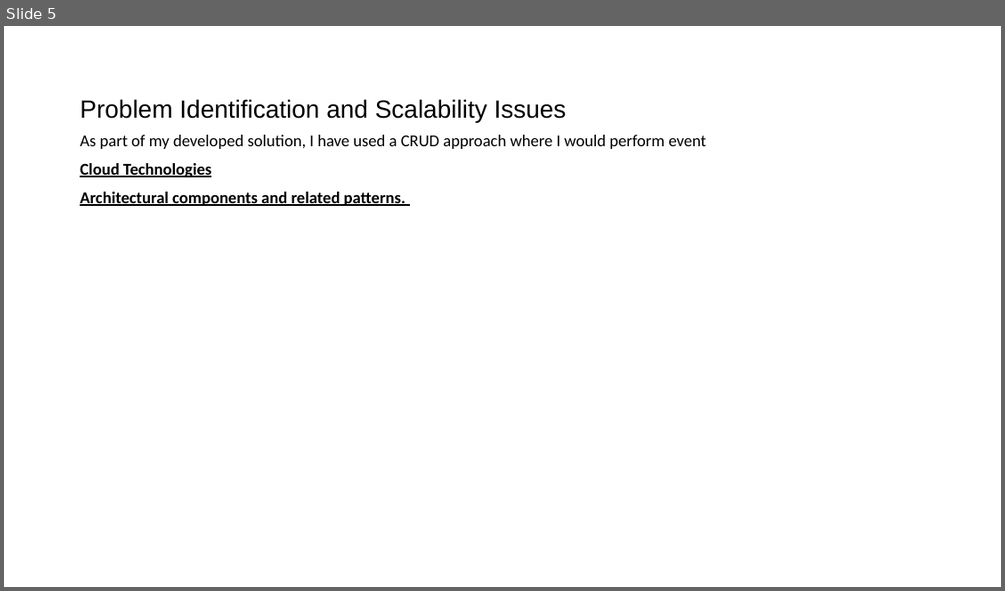
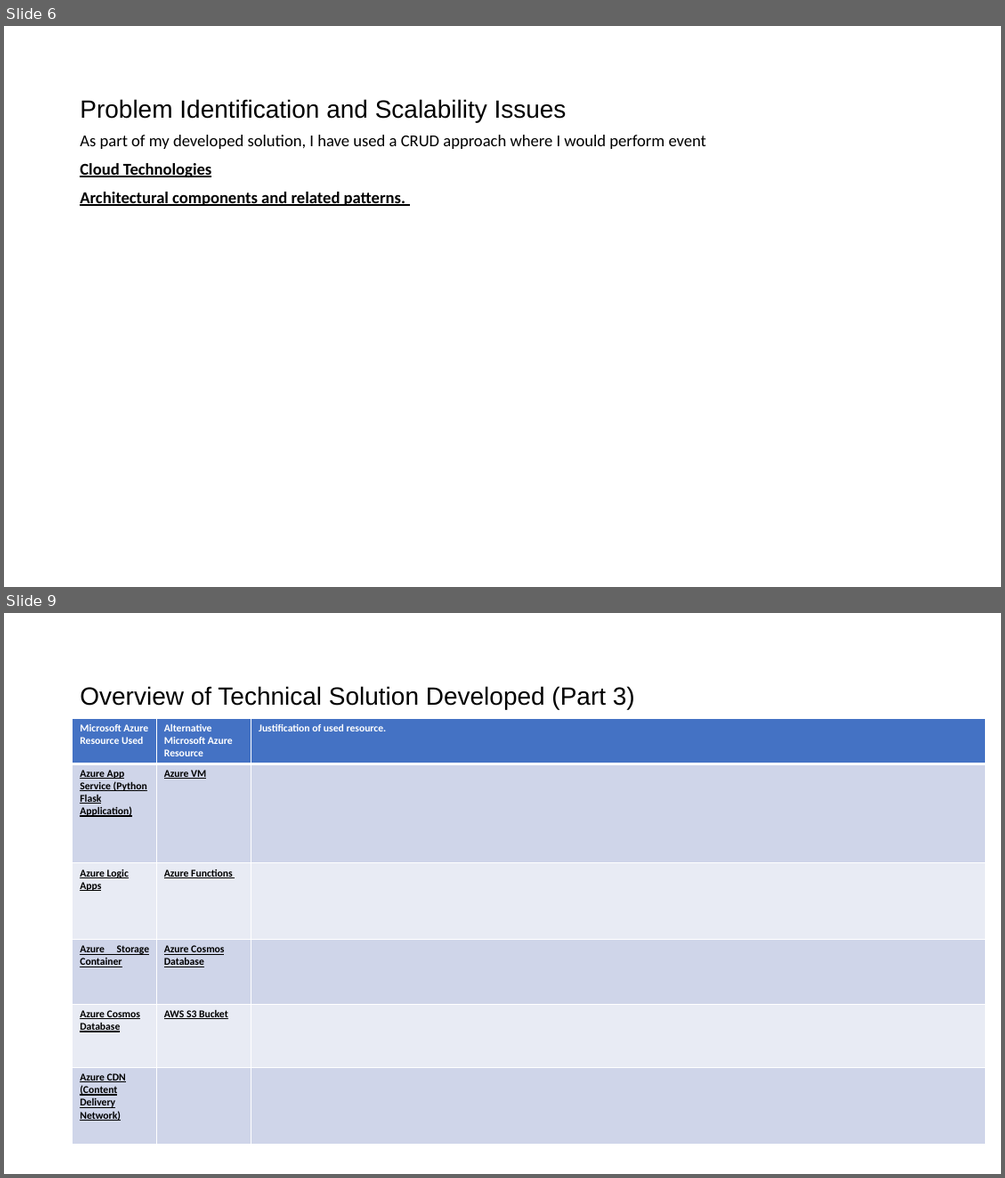
Before and after one commit to DevTobsterr/COM682, a slide deck: Cloud Native Development.pptx. Shown one above the other, each under a label of ours: slide 5 before the commit, slides 6 and 9 after it; the slides between them are not shown. The pictures are 1005x591 and 1005x1178 pixels, drawn with LibreOffice and Linux fonts; fonts in the diff are those of the drawing. Boxes give left, top, right and bottom in pixels: in the first picture for what was removed or moved away, otherwise in the second. Text is boxed around its words. In the diff, an @@ line names an element or a change of style, - is before the commit and + after.

```diff
--- a/Cloud Native Development.pptx
+++ b/Cloud Native Development.pptx
@@ slide 9 added at [4, 613, 1001, 1174], background #FFFFFF @@
@@ title added at [80, 686, 635, 709], 24 pt, text #000000 @@
+Overview of Technical Solution Developed (Part 3)
@@ table added at [73, 718, 987, 1144], 6 rows, 3 columns @@
+Microsoft Azure Resource Used | Alternative Microsoft Azure Resource | Justification of used resource.
+Azure App Service (Python Flask Application) | Azure VM | 
+Azure Logic Apps | Azure Functions | 
+Azure Storage Container | Azure Cosmos Database | 
+Azure Cosmos Database | AWS S3 Bucket | 
+Azure CDN (Content Delivery Network) |  | 
@@ what was slide 5 is now slide 6 @@
```
Also in this commit, not shown: 6 slides changed, 3 other slides added, 1 slide removed, 1 other file.
